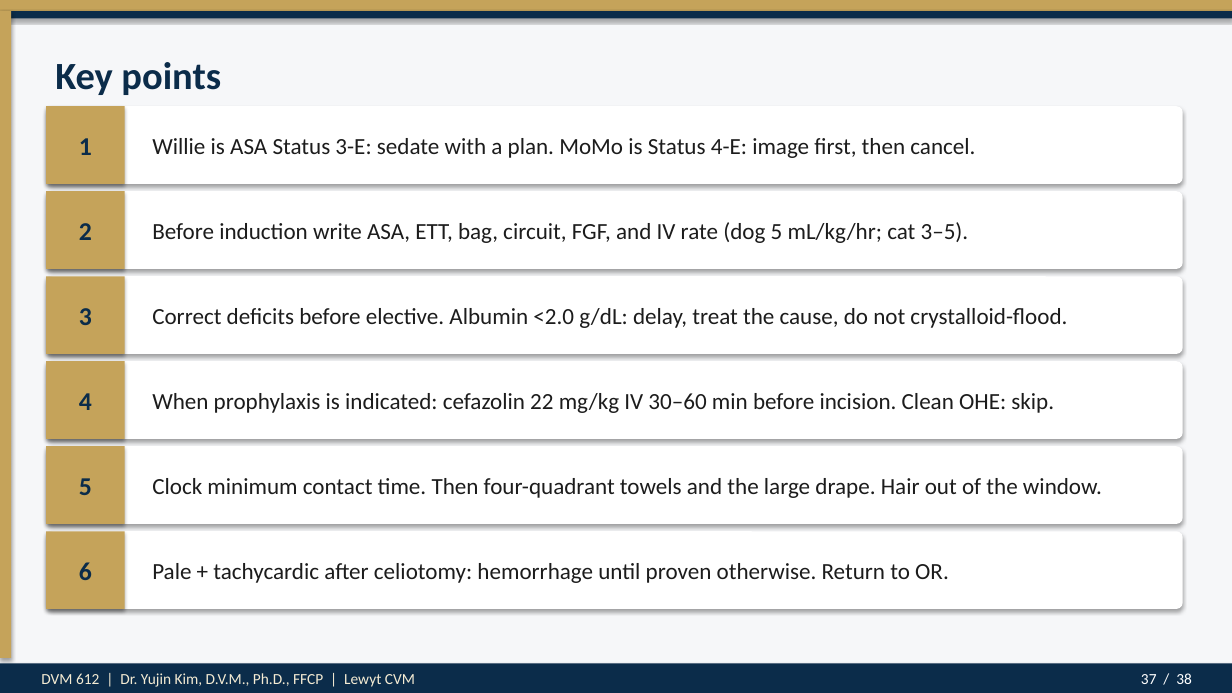
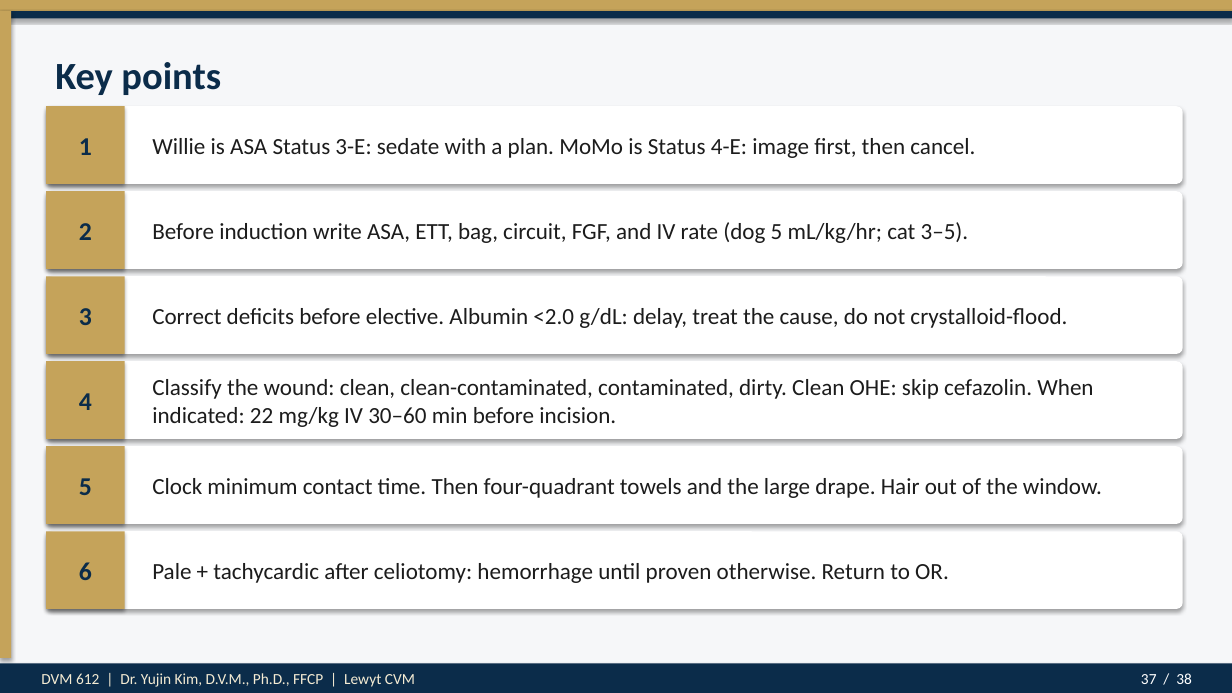
Before and after one commit to drkimvet/happycare, a slide deck: slide 37 of lectures/DVM-612_Week4_Preop_PatientPrep_Postop.pptx. Drawn at 1232x693 pixels with LibreOffice and Linux fonts; fonts in the diff are those of the drawing. Boxes give left, top, right and bottom in pixels: in the first picture for what was removed or moved away, otherwise in the second. Text is boxed around its words. In the diff, an @@ line names an element or a change of style, - is before the commit and + after.

```diff
--- a/lectures/DVM-612_Week4_Preop_PatientPrep_Postop.pptx
+++ b/lectures/DVM-612_Week4_Preop_PatientPrep_Postop.pptx
@@ text at [152,379,1093,427]: text changed @@
-When prophylaxis is indicated: cefazolin 22 mg/kg IV 30–60 min before incision. Clean OHE: skip.
+Classify the wound: clean, clean-contaminated, contaminated, dirty. Clean OHE: skip cefazolin. When indicated: 22 mg/kg IV 30–60 min before incision.
```
Also in this commit, not shown: 2 other slides changed, 2 other files.
